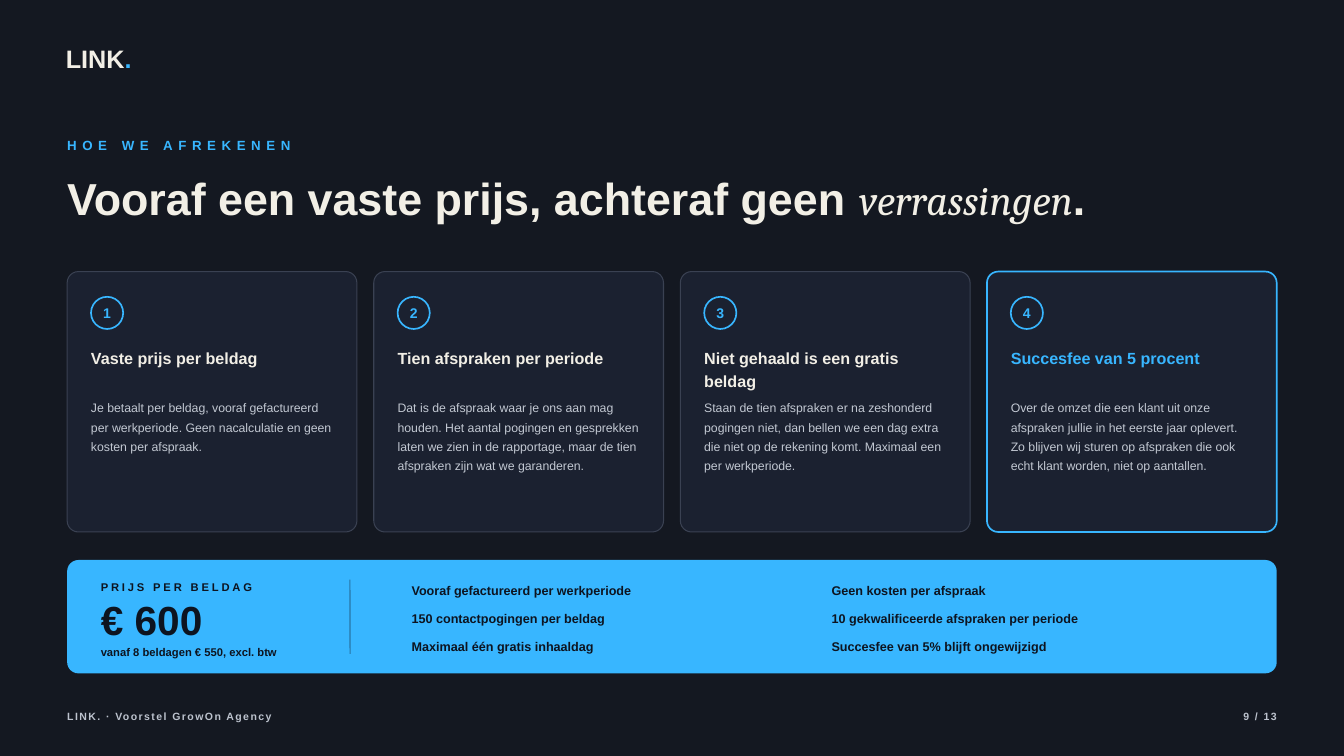
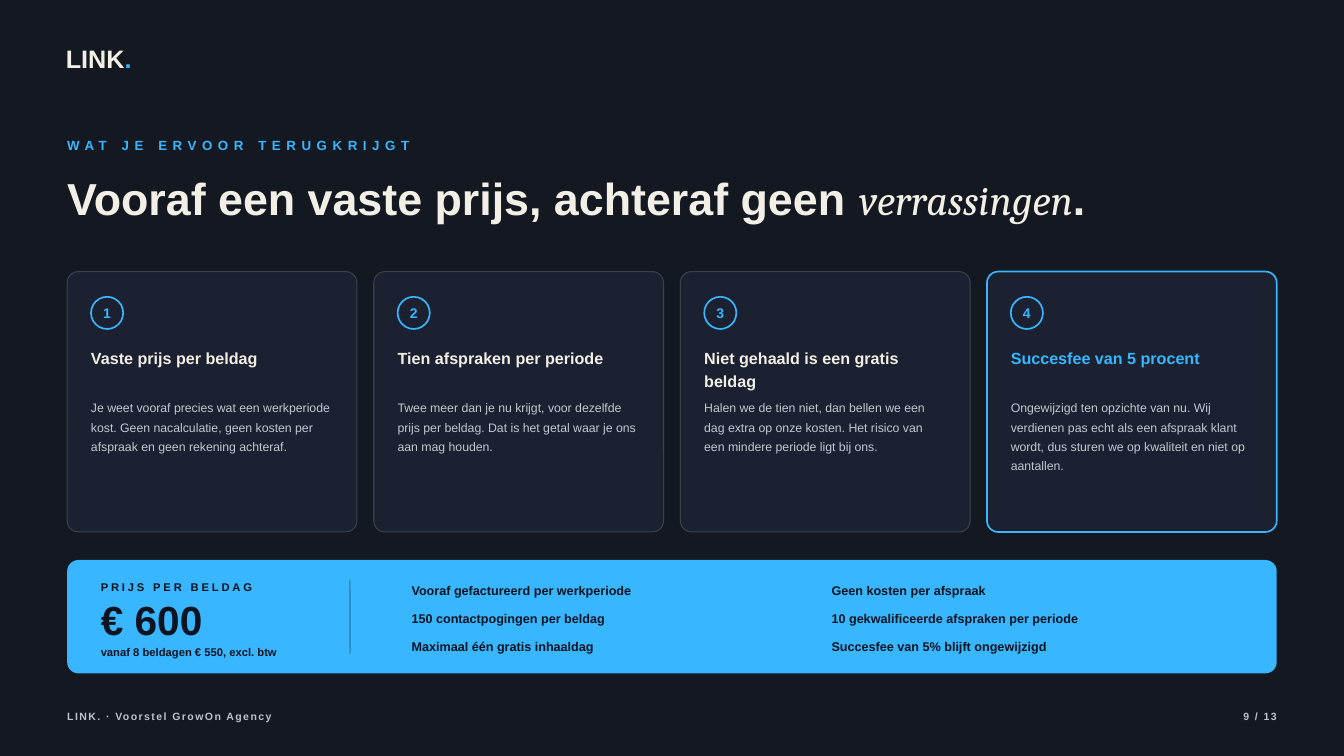
Before and after one commit to hens-lang/Test, a slide deck: slide 9 of output/LINK. voorstel GrowOn Agency.pptx. Drawn at 1344x756 pixels with LibreOffice and Linux fonts; fonts in the diff are those of the drawing; background and template pictures are left out. Boxes give left, top, right and bottom in pixels: in the first picture for what was removed or moved away, otherwise in the second. Text is boxed around its words. In the diff, an @@ line names an element or a change of style, - is before the commit and + after.

```diff
--- a/output/LINK. voorstel GrowOn Agency.pptx
+++ b/output/LINK. voorstel GrowOn Agency.pptx
@@ text at (x1=67, y1=141, x2=107, y2=150): text changed @@
-HOE WE AFREKENEN
+WAT JE ERVOOR TERUGKRIJGT
@@ text at (x1=91, y1=403, x2=330, y2=454): text changed @@
-Je betaalt per beldag, vooraf gefactureerd per werkperiode. Geen nacalculatie en geen kosten per afspraak.
+Je weet vooraf precies wat een werkperiode kost. Geen nacalculatie, geen kosten per afspraak en geen rekening achteraf.
@@ text at (x1=398, y1=403, x2=636, y2=454): text changed @@
-Dat is de afspraak waar je ons aan mag houden. Het aantal pogingen en gesprekken laten we zien in de rapportage, maar de tien afspraken zijn wat we garanderen.
+Twee meer dan je nu krijgt, voor dezelfde prijs per beldag. Dat is het getal waar je ons aan mag houden.
@@ text at (x1=704, y1=403, x2=924, y2=454): text changed @@
-Staan de tien afspraken er na zeshonderd pogingen niet, dan bellen we een dag extra die niet op de rekening komt. Maximaal een per werkperiode.
+Halen we de tien niet, dan bellen we een dag extra op onze kosten. Het risico van een mindere periode ligt bij ons.
@@ text at (x1=1011, y1=403, x2=1245, y2=470): text changed @@
-Over de omzet die een klant uit onze afspraken jullie in het eerste jaar oplevert. Zo blijven wij sturen op afspraken die ook echt klant worden, niet op aantallen.
+Ongewijzigd ten opzichte van nu. Wij verdienen pas echt als een afspraak klant wordt, dus sturen we op kwaliteit en niet op aantallen.
```
Also in this commit, not shown: 4 other slides changed, 8 other files.
